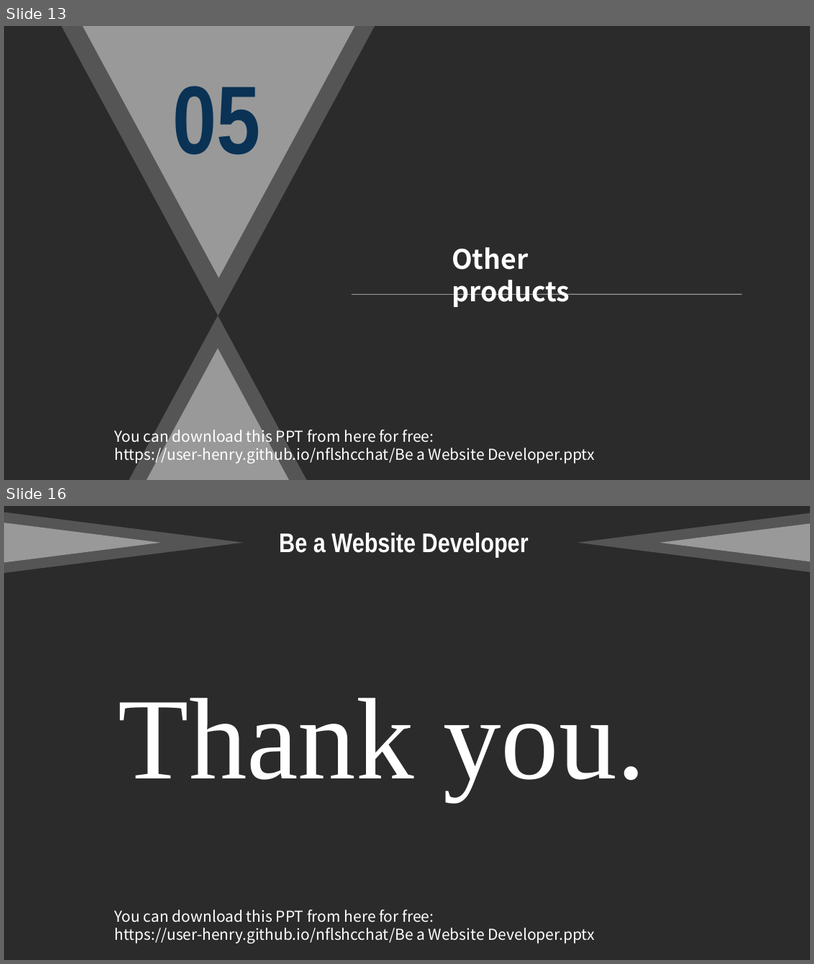
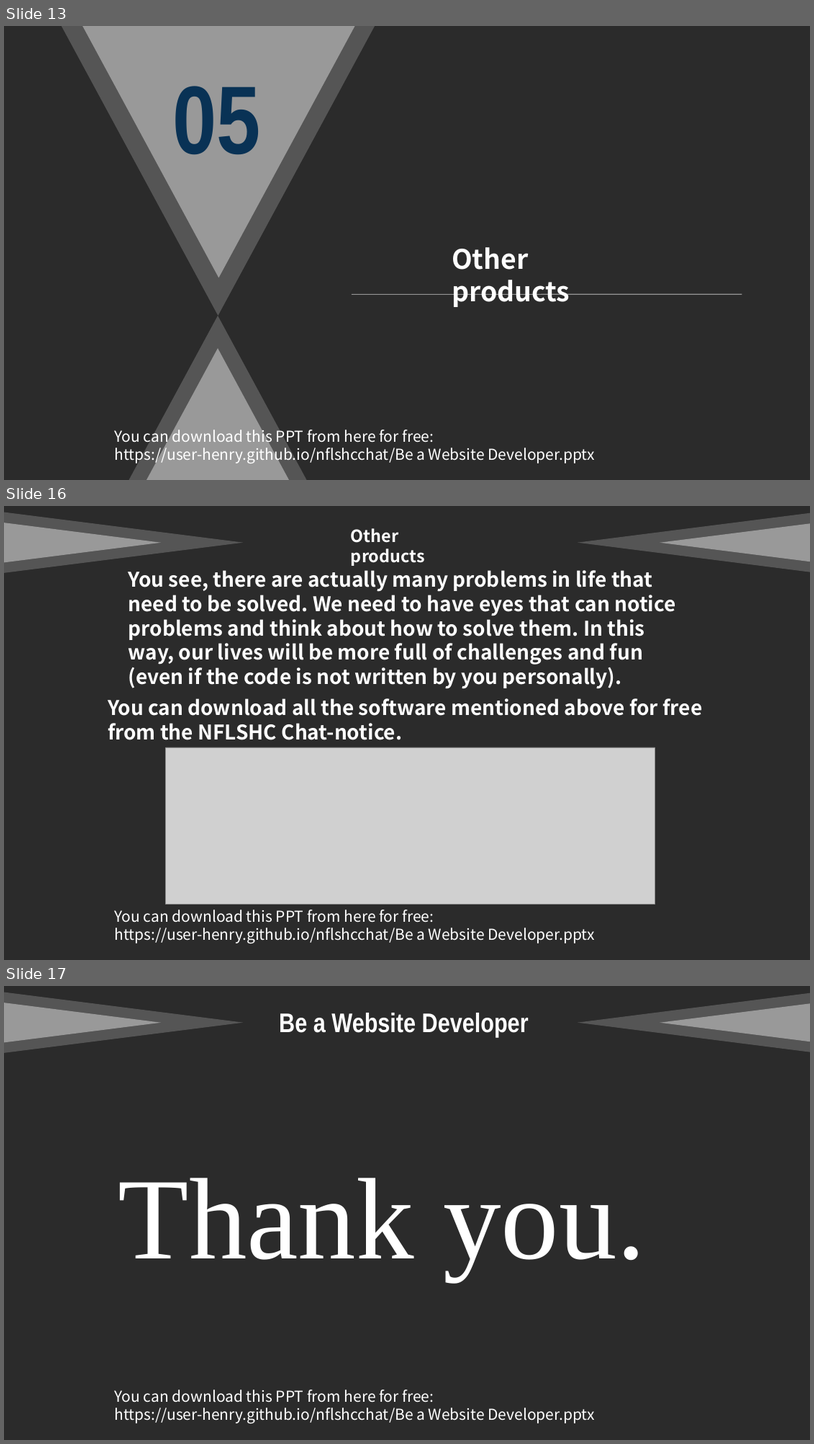
Before and after one commit to user-henry/nflshcchat, a slide deck: Be a Website Developer.pptx. Shown one above the other, each under a label of ours: slides 13 and 16 before the commit, slides 13, 16 and 17 after it; the slides between them are not shown. The pictures are 814x964 and 814x1444 pixels, drawn with LibreOffice and Linux fonts; fonts in the diff are those of the drawing; grey boxes stand for pictures; background and template pictures are left out; a plain dark background stands for a picture behind light text. Boxes give left, top, right and bottom in pixels: in the first picture for what was removed or moved away, otherwise in the second. Text is boxed around its words. In the diff, an @@ line names an element or a change of style, - is before the commit and + after.

```diff
--- a/Be a Website Developer.pptx
+++ b/Be a Website Developer.pptx
@@ slide 16 added at bbox=[4, 506, 810, 960], background picture (left out) @@
@@ triangle added at bbox=[4, 512, 244, 573], fill #FFFFFF at 20% opacity @@
@@ triangle added at bbox=[4, 523, 161, 563], fill #FFFFFF at 40% opacity @@
@@ triangle added at bbox=[578, 512, 810, 573], fill #FFFFFF at 20% opacity @@
@@ triangle added at bbox=[661, 523, 810, 563], fill #FFFFFF at 40% opacity @@
@@ text added at bbox=[351, 528, 425, 566], 20 pt, text #FFFFFF, bold @@
+Other products
@@ text added at bbox=[129, 570, 676, 689], 24 pt, text #FFFFFF, bold @@
+You see, there are actually many problems in life that need to be solved. We need to have eyes that can notice problems and think about how to solve them. In this way, our lives will be more full of challenges and fun (even if the code is not written by you personally).
@@ text added at bbox=[108, 698, 703, 740], 24 pt, text #FFFFFF, bold @@
+You can download all the software mentioned above for free from the NFLSHC Chat-notice.
@@ picture added at bbox=[166, 747, 656, 903] @@
@@ text added at bbox=[115, 909, 594, 943], 18 pt, text #FFFFFF @@
+You can download this PPT from here for free: https://user-henry.github.io/nflshcchat/Be a Website Developer.pptx
@@ what was slide 16 is now slide 17 @@
```
Also in this commit, not shown: 2 slides changed.
